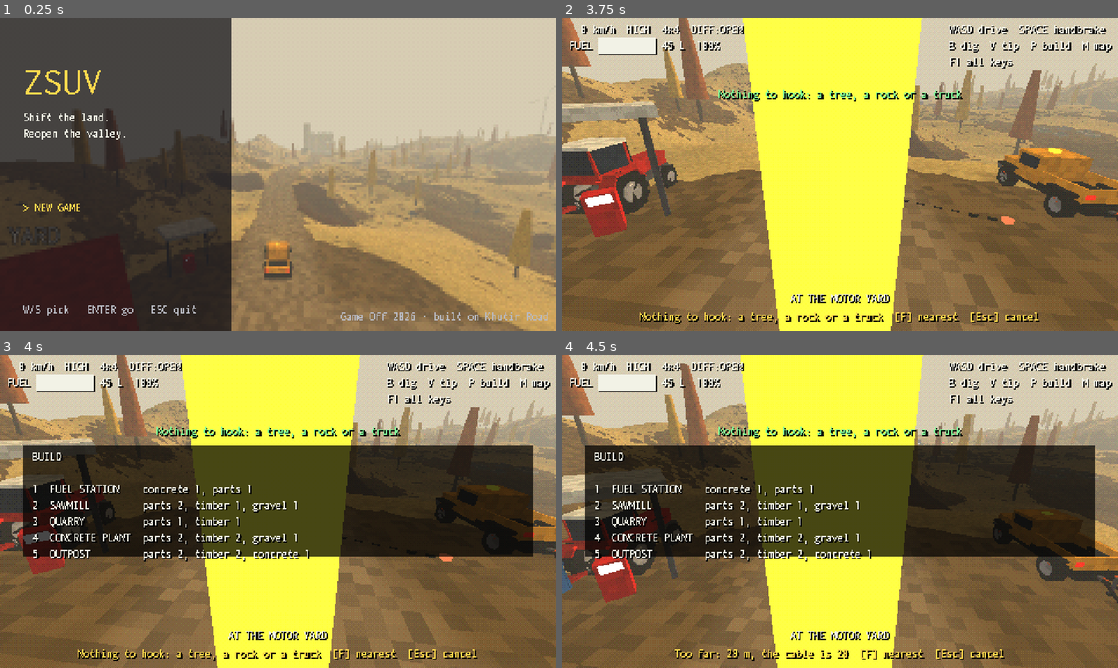
Above: before the commit, frames 1-4 (two rows, left to right).
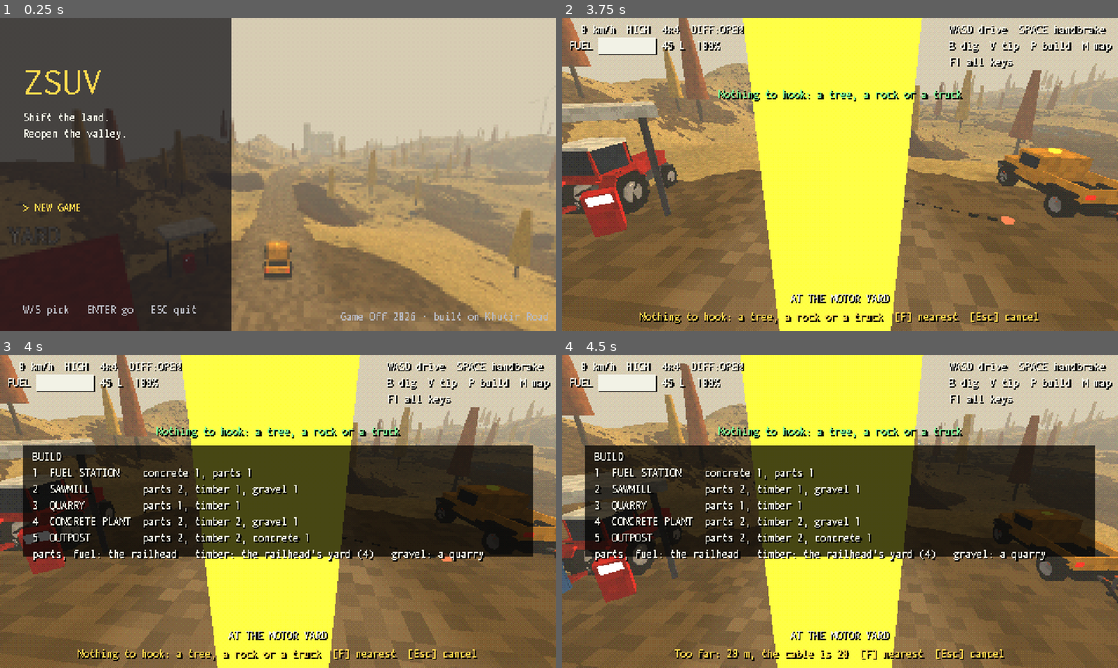
Above: after the commit, the same moments.

Repository: Codir/zsuv
Game: Godot game, scene res://scenes/game.tscn
The game is run twice, just before and just after one commit, with the same random seed, the same clock (stepped at 60 frames per second) and the same inputs.
Inputs (mouse positions are in pixels of both pictures, inside the frame that each line leads up to):
- Up to frame 1 (0.25 s): no input
- Up to frame 2 (3.75 s): tap Enter at 0.5 s; move the mouse to (962, 158) at 0.52 s; hold D 0.53-1.25 s; tap Q at 0.6 s; click (962, 158) at 0.67 s; tap Space at 0.77, 1.07 s; drag from (728, 190) to (812, 237) at 1.27 s; move the mouse to (895, 105) at 2.02 s; hold D (steer_right) 2.03-2.75 s; hold C (hitch) 2.03-2.75 s; click (895, 105) at 2.17 s; tap V (tip) at 2.3 s; drag from (812, 237) to (673, 127) at 2.77 s; move the mouse to (1006, 221) at 3.52 s; hold A (steer_left) from 3.53 s (still down); hold F (winch) from 3.53 s (still down); click (1006, 221) at 3.67 s
- Up to frame 3 (4 s): keep holding A (steer_left); keep holding F (winch); tap P (build) at 3.8 s
- Up to frame 4 (4.5 s): release A (steer_left) at 4.25 s; release F (winch) at 4.25 s; tap R (reset) at 4.25 s; drag from (673, 464) to (756, 433) at 4.27 s

Frames 1-2 are identical in both runs. In frame 3, 3.0% of the frame differs, in the area x 5-88%, y 36-66%; in frame 4, 3.0%.

Commit message:
Hints where they are needed: digging and tipping, where each need is had, the old sawmill
In the tractor the prompt says to hold B and creep to dig into the tipper, slower when B is held
above 6 km/h, to hold V at the washout with soil aboard, and when the tipper is full; another truck
at the washout or the landslide is told that the tractor does this. The P list says where parts,
fuel, timber and gravel are had, and a site's line in the ledger and its messages say where each
need is ("timber: the railhead's yard (4)", "parts: the railhead"). Once the forest is found: "An
old sawmill: parts 1 brings it back". test_hints.gd shows each in its situation.

Co-Authored-By: Claude Opus 5.5 <noreply@anthropic.com>

Diff:
--- a/scripts/systems/infra.gd
+++ b/scripts/systems/infra.gd
@@ -233,7 +233,7 @@
 	for s in sites:
 		if s.spec.trees > 0:
 			s.trees_left = trees_near(s.at)
-	message.emit("Staked out: a %s. It needs %s" % [site.spec.title.to_lower(), _needs_text(site)])
+	message.emit("Staked out: a %s. It needs %s" % [site.spec.title.to_lower(), needs_where(site)])
 	_save()
 	return site
 
@@ -458,9 +458,9 @@
 			if refusal == "" or refusal == "Full":
 				break
 		if refusal != "" and refusal != "Full":
-			message.emit("%s. The %s needs %s" % [refusal, s.spec.title.to_lower(), _needs_text(s)])
+			message.emit("%s. The %s needs %s" % [refusal, s.spec.title.to_lower(), needs_where(s)])
 		else:
-			message.emit("The %s needs %s" % [s.spec.title.to_lower(), _needs_text(s)])
+			message.emit("The %s needs %s" % [s.spec.title.to_lower(), needs_where(s)])
 		return
 	if not s.built:  # once it stands, _on_stood says so
 		message.emit("Brought: %s. Still needed: %s" % [", ".join(brought), _needs_text(s)])
@@ -501,6 +501,30 @@
 	var left := s.needs_left()
 	for res in left:
 		bits.append(Loads.unit(res, left[res]))
+	return ", ".join(bits)
+
+
+## Where res is to be had, for the player: "the railhead", "the railhead's yard (4)", "a quarry".
+func where(res: String) -> String:
+	match res:
+		"parts", "fuel":
+			return "the railhead"
+		"timber":
+			var n := roundi(railhead.available("timber"))
+			return "the railhead's yard (%d)" % n if n > 0 else "a sawmill"
+		"gravel":
+			return "a quarry"
+		"concrete":
+			return "a concrete plant, in the mixer"
+	return ""
+
+
+## What site s still needs and where each is had: "concrete 1 (a concrete plant, in the mixer), ...".
+func needs_where(s: Site) -> String:
+	var bits := PackedStringArray()
+	var left := s.needs_left()
+	for res in left:
+		bits.append("%s (%s)" % [Loads.unit(res, left[res]), where(res)])
 	return ", ".join(bits)
 
 
@@ -637,7 +661,10 @@
 			continue  # nothing unfound is shown
 		if s.key.begins_with("ruin:") and not land.fog.seen(s.at):
 			continue
-		out.append(s.line())
+		if not s.built and not s.needs_left().is_empty():
+			out.append("%s site: needs %s" % [s.spec.title, needs_where(s)])
+		else:
+			out.append(s.line())
 	if village and (village.built or land.fog.is_found(":".join(VILLAGE))):
 		out.append("Upper village: " + ("has all it asked for" if village.built else "needs " + _needs_text(village)))
 	return out
@@ -682,13 +709,14 @@
 
 func _panel_text() -> String:
 	if mode == Mode.PICK:
-		var lines := PackedStringArray(["BUILD", ""])
+		var lines := PackedStringArray(["BUILD"])
 		var all := BuildingSpec.all()
 		for i in all.size():
 			var bits := PackedStringArray()
 			for res in all[i].needs:
 				bits.append(Loads.unit(res, all[i].needs[res]))
 			lines.append("%d  %-15s %s" % [i + 1, all[i].title.to_upper(), ", ".join(bits)])
+		lines.append("parts, fuel: %s   timber: %s   gravel: %s" % [where("parts"), where("timber"), where("gravel")])
 		return "\n".join(lines)
 	if not yard.is_empty():
 		var s: Site = yard[0].from
@@ -716,8 +744,9 @@
 	if not yard.is_empty():
 		return "[1]-[%d] load   [E] close" % yard.size()
 	var s := here()
-	if s == null:
-		return ""
+	if s == null or (s.is_road() and s.spec.id != "bridge" and not s.built):  # out on the land: digging
+		var dig := _dig_hint()
+		return dig if dig != "" or s == null else s.line()
 	if not stopped:
 		return "Stop at the %s" % (s.spec.title.to_lower() + ("" if s.built or s == village else " site"))
 	if not s.built and s.is_road() and s.spec.id != "bridge":
@@ -880,6 +909,13 @@
 			message.emit(CALLS[called][1])
 			return
 	var told: Array = stats.get("told", [])
+	var mill: Variant = sites.filter(func(s: Site) -> bool: return s.key == "ruin:khutir:lumber")
+	if not "ruin" in told and not (mill as Array).is_empty() and not mill[0].built \
+			and (land.fog.is_found("biome:khutir") or land.fog.seen(mill[0].at)):
+		told.append("ruin")
+		stats["told"] = told
+		message.emit("An old sawmill: parts 1 brings it back")
+		return
 	for s in sites:
 		if s.is_road() and not s.built and not s.spec.id in told and p.distance_to(s.at) < s.spec.size.y * 0.5 + HINT_REACH \
 				and land.fog.seen(s.at):
@@ -887,3 +923,37 @@
 			stats["told"] = told
 			message.emit(HINTS.get(s.spec.id, s.line()))
 			return
+
+
+## The unbuilt fill or landslide the truck is at or near (15 m past its ends), or null.
+func _earthwork_near() -> Site:
+	var p := Vector2(vehicle.global_position.x, vehicle.global_position.z)
+	for s in sites:
+		if s.spec.id in ["fill", "slide"] and not s.built and s.contains(p, 15.0):
+			return s
+	return null
+
+
+## What the bucket and the tipper want, said where they are wanted (docs/plan.md §1, §4): in the
+## tractor, how to dig, slower when it is too fast, tip it at a washout; in another truck at a
+## washout or a landslide, that the tractor does this. "" nothing to say.
+func _dig_hint() -> String:
+	if vehicle.fuel <= 0.0:
+		return ""
+	var near := _earthwork_near()
+	var loader := vehicle.get_node_or_null("Loader") as Loader
+	if loader == null:
+		if near and near.spec.id == "fill":
+			return "The tractor with its tipper fills this: dig earth with B, tip it with V"
+		if near:
+			return "The tractor's bucket digs this out: dig with B, tip it aside with V"
+		return ""
+	var tip := loader.tipper()
+	if Input.is_action_pressed("dig") and absf(vehicle.forward_speed) > Loader.CREEP:
+		return "Slower: under 6 km/h to dig"
+	var soil := Loader.soil_in(tip) if tip else loader.bucket_soil
+	if soil > 0.5 and near and near.spec.id == "fill":
+		return "Hold V to tip here"
+	if tip and soil >= Loader.TIPPER - 0.5:
+		return "The tipper is full: take it to the washout and hold V"
+	return "Hold B and creep forward to dig into the tipper"
--- /dev/null
+++ b/tests/test_hints.gd
@@ -0,0 +1,67 @@
+extends RefCounted
+## The hints a player needs where they are needed (docs/plan.md §1, §4, §5): where each need is
+## had, in the P list and a site's line; in the tractor how to dig, slower when too fast, and to
+## tip at the washout; in another truck at the washout, that the tractor fills it; and the old
+## sawmill's message once the forest is found.
+
+const B := preload("res://tests/test_building.gd")
+
+
+func test_where_each_need_is_had(t: TCase) -> void:
+	var infra: Infra = t.world.infra
+	B._clear(infra)
+	t.eq(infra.where("timber"), "the railhead's yard (4)", "timber")
+	t.eq(infra.where("parts"), "the railhead", "parts")
+	await t.place(Vector2(-40.0, -40.0), 0.0, 30)
+	infra._press_p()
+	await t.ticks(2)
+	t.ok(infra.panel.contains("parts, fuel: the railhead") and infra.panel.contains("timber: the railhead's yard (4)"), "the P list: " + infra.panel)
+	infra.mode = Infra.Mode.NONE
+	var site := infra.place("fuel_station", B.spot(infra, "fuel_station", Vector2(-40.0, -40.0)), 0.0)
+	if t.ok(site != null, "not placed"):
+		t.ok(infra.ledger().has("Fuel station site: needs concrete 1 (a concrete plant, in the mixer), parts 1 (the railhead)"), "the ledger: %s" % [infra.ledger()])
+	infra.railhead.stock["timber"] = 0.0
+	t.eq(infra.where("timber"), "a sawmill", "timber once the railhead's is gone")
+	B._clear(infra)
+
+
+func test_the_tractor_is_told_how_to_dig_and_tip(t: TCase) -> void:
+	var infra: Infra = t.world.infra
+	B._clear(infra)
+	var fill: Site = infra.sites.filter(func(s: Site) -> bool: return s.spec.id == "fill")[0]
+	t.world.set_truck(TruckSpec.tractor())
+	await t.ticks(2)
+	var v: Vehicle = t.world.vehicle
+	await t.place(Vector2(-40.0, -40.0), 0.0, 30)
+	t.eq(infra.prompt, "Hold B and creep forward to dig into the tipper", "the tractor out on the land")
+	Input.action_press("dig")
+	v.forward_speed = 3.0  # 11 km/h
+	t.eq(infra._dig_hint(), "Slower: under 6 km/h to dig", "digging too fast")
+	Input.action_release("dig")
+	var a: Vector3 = fill.ends[0]
+	await t.place(Vector2(a.x, a.z), 0.0, 30)
+	(v.get_node("Loader") as Loader).bucket_soil = 1.2
+	await t.ticks(2)
+	t.eq(infra.prompt, "Hold V to tip here", "with soil at the washout")
+	(v.get_node("Loader") as Loader).bucket_soil = 0.0
+	t.world.set_truck(TruckSpec.pickup())
+	await t.ticks(2)
+	await t.place(Vector2(a.x, a.z), 0.0, 30)
+	t.eq(infra.prompt, "The tractor with its tipper fills this: dig earth with B, tip it with V", "the pickup at the washout")
+	B._clear(infra)
+
+
+func test_the_old_sawmill_is_told_once_the_forest_is_found(t: TCase) -> void:
+	var infra: Infra = t.world.infra
+	var land: Land = t.world.land
+	B._clear(infra)
+	infra.stats = {}
+	var got: Array[String] = []
+	var on_message := func(text: String) -> void: got.append(text)
+	infra.message.connect(on_message)
+	var mill: Site = infra.sites.filter(func(s: Site) -> bool: return s.key == "ruin:khutir:lumber")[0]
+	land.fog.reveal(mill.at, 40.0)
+	await t.ticks(70)
+	t.eq(got.filter(func(m: String) -> bool: return m == "An old sawmill: parts 1 brings it back").size(), 1, "the old sawmill's message: %s" % [got])
+	infra.message.disconnect(on_message)
+	B._clear(infra)
Not shown, added: tests/test_hints.gd.uid
